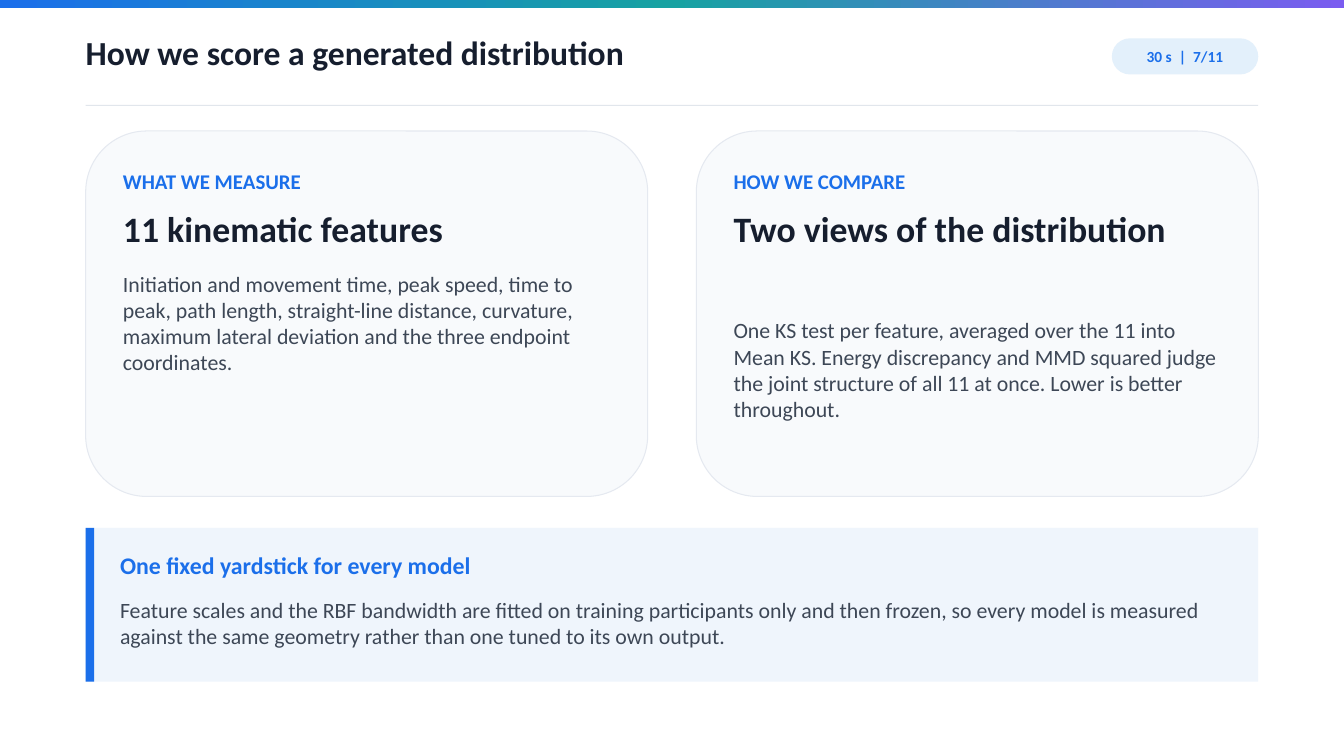
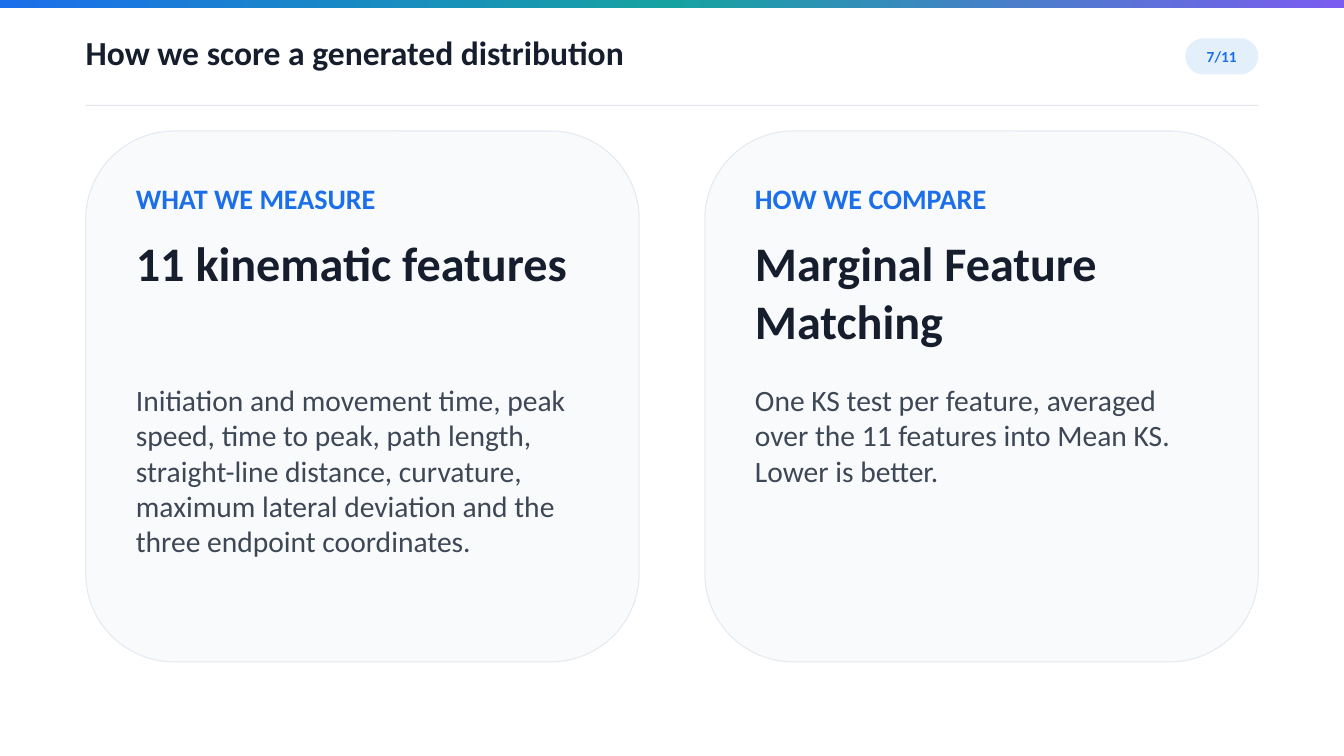
Before and after one commit to pazflashner/interception-movements-dl, a slide deck: slide 7 of production/Interception_Movements_Presentation_Styled.pptx. Drawn at 1344x756 pixels with LibreOffice and Linux fonts; fonts in the diff are those of the drawing. Boxes give left, top, right and bottom in pixels: in the first picture for what was removed or moved away, otherwise in the second. Text is boxed around its words. In the diff, an @@ line names an element or a change of style, - is before the commit and + after.

```diff
--- a/production/Interception_Movements_Presentation_Styled.pptx
+++ b/production/Interception_Movements_Presentation_Styled.pptx
@@ rounded rectangle "7/11": place and size @@
-rounded rectangle "7/11" at [1112,38,1258,75]
+rounded rectangle "7/11" at [1186,38,1258,75]
@@ text in rounded rectangle at [1207,51,1237,63]: text changed @@
-30 s | 7/11
+7/11
@@ rounded rectangle: place and size @@
-rounded rectangle at [86,131,648,497]
+rounded rectangle at [86,131,639,662]
@@ rounded rectangle: place and size @@
-rounded rectangle at [697,131,1259,497]
+rounded rectangle at [705,131,1258,662]
@@ text "WHAT WE MEASURE": place and size @@
-text "WHAT WE MEASURE" at [123,175,301,189]
+text "WHAT WE MEASURE" at [136,190,376,209]
@@ text "WHAT WE MEASURE" at [136,190,376,209]: size 14.9 to 20.1 pt @@
@@ text "HOW WE COMPARE" at [755,190,987,209]: size 14.9 to 20.1 pt @@
@@ text "HOW WE COMPARE": place and size @@
-text "HOW WE COMPARE" at [734,175,905,189]
+text "HOW WE COMPARE" at [755,190,987,209]
@@ text "11 kinematic features": place and size @@
-text "11 kinematic features" at [123,217,443,243]
+text "11 kinematic features" at [136,247,567,282]
@@ text "11 kinematic features" at [136,247,567,282]: size 25.6 to 34.5 pt @@
@@ text at [755,247,1096,347]: text changed; size 25.6 to 34.5 pt @@
-Two views of the distribution
+Marginal Feature Matching
@@ text "Initiation and movement time, peak ...": place and size @@
-text "Initiation and movement time, peak ..." at [123,277,573,370]
+text "Initiation and movement time, peak ..." at [136,390,565,557]
@@ text "Initiation and movement time, peak ..." at [136,390,565,557]: size 15.6 to 21.1 pt @@
@@ text at [755,390,1170,482]: text changed; size 15.6 to 21.1 pt @@
-One KS test per feature, averaged over the 11 into Mean KS. Energy discrepancy and MMD squared judge the joint structure of all 11 at once. Lower is better throughout.
+One KS test per feature, averaged over the 11 features into Mean KS. Lower is better.
@@ rectangle removed at [86,528,1258,683] @@
@@ rectangle removed at [86,528,95,683] @@
@@ text removed at [120,557,471,578] @@
-One fixed yardstick for every model
@@ text removed at [120,603,1198,648] @@
-Feature scales and the RBF bandwidth are fitted on training participants only and then frozen, so every model is measured against the same geometry rather than one tuned to its own output.
```
Also in this commit, not shown: 10 other slides changed, 5 other files.
